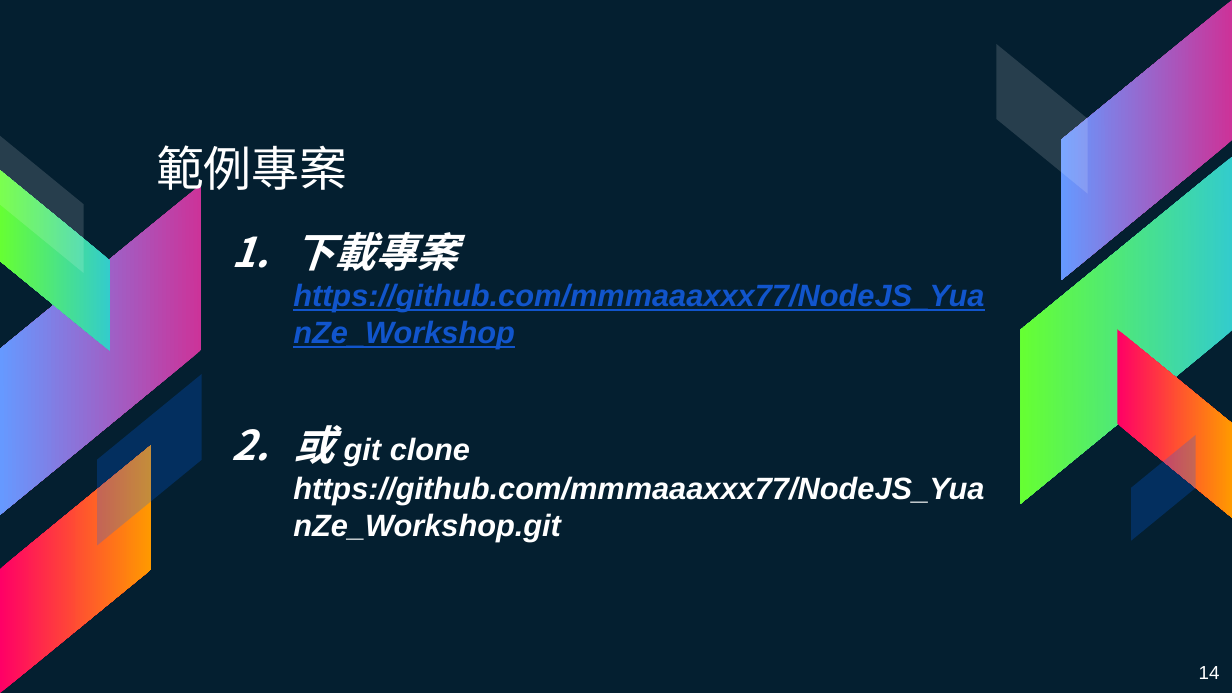
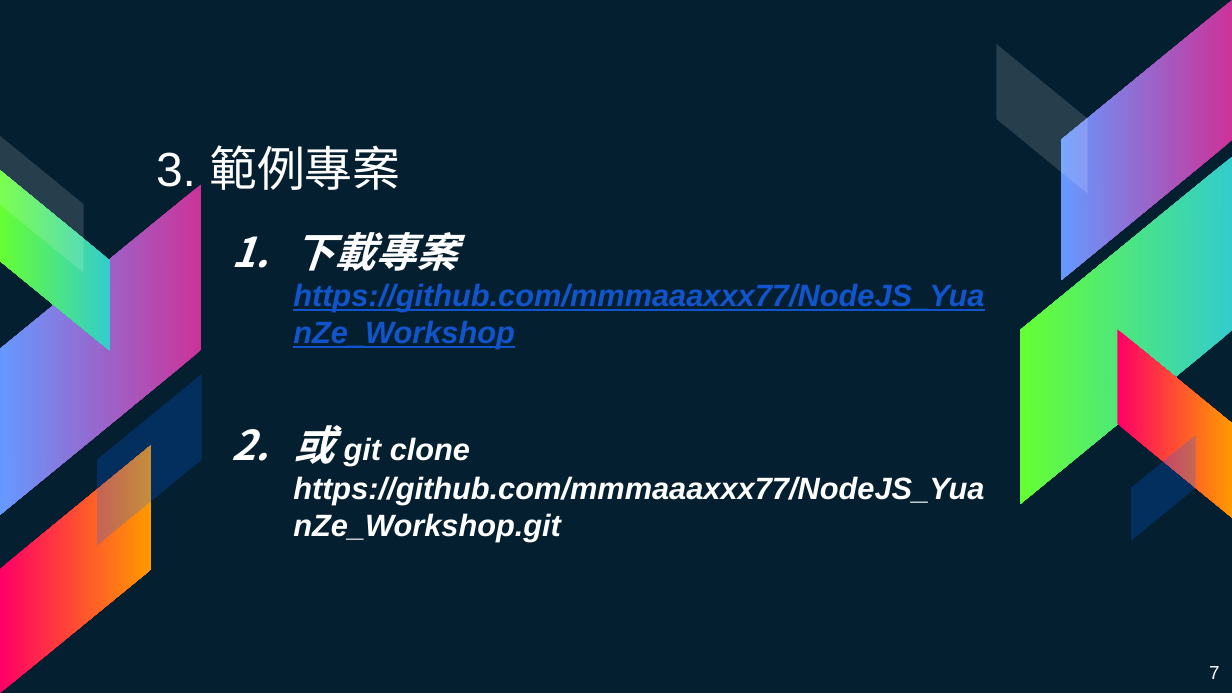
Before and after one commit to mmmaaaxxx77/NodeJS_YuanZe_Workshop, a slide deck: slide 7 of Documents/day2.pptx (slide 14 before the commit). Drawn at 1232x693 pixels with LibreOffice and Linux fonts; fonts in the diff are those of the drawing. Boxes give left, top, right and bottom in pixels: in the first picture for what was removed or moved away, otherwise in the second. Text is boxed around its words. In the diff, an @@ line names an element or a change of style, - is before the commit and + after.

Commit message:
新增專案檔與投影片

```diff
--- a/Documents/day2.pptx
+++ b/Documents/day2.pptx
@@ text at [156,145,400,195]: text changed @@
-範例專案
+3. 範例專案
@@ page number at [1209,666,1219,679]: text changed @@
-14
+7
```
Also in this commit, not shown: 10 other slides changed, 12 slides added, 16 slides removed, 31 other files.
